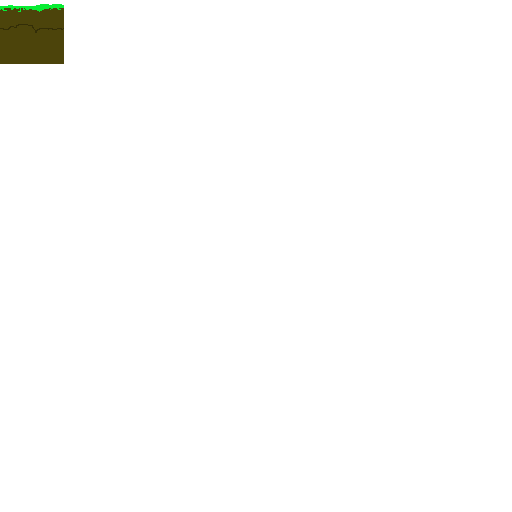
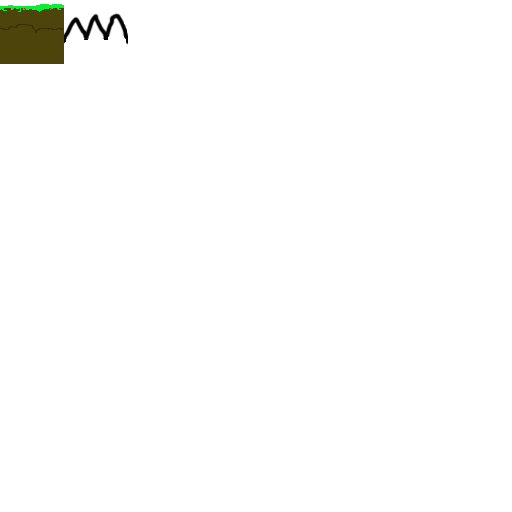
Before/after of a 512x512 layered artwork. What changed in the layer stack:
added layer "Layer 2" above "Layer 1" over [64, 13, 128, 45]
